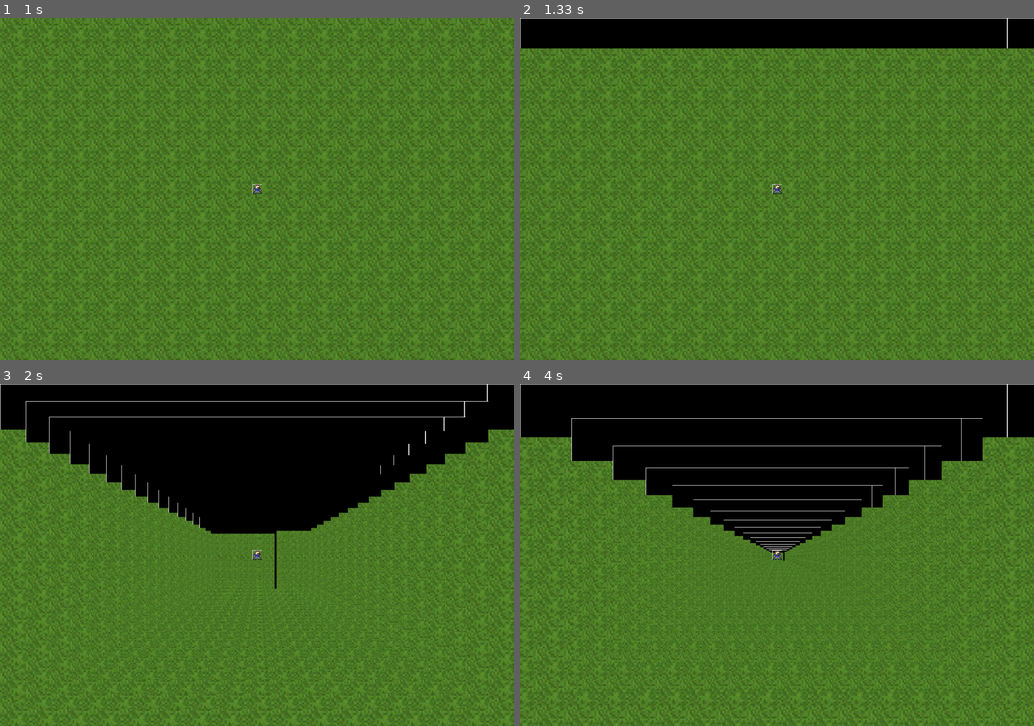
Above: before the commit, frames 1-4 (two rows, left to right).
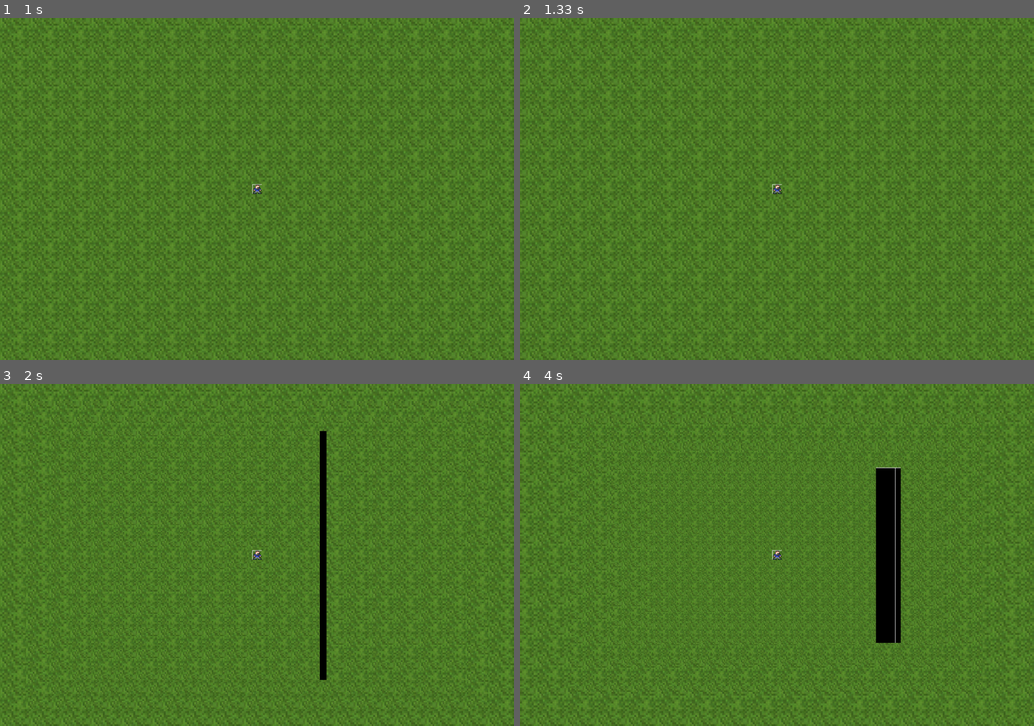
Above: after the commit, the same moments.

Repository: heavykisiel/PygameProject2
Game: pygame game, started from main.py
The game is run twice, just before and just after one commit, with the same random seed, the same clock (stepped at 60 frames per second) and the same inputs.
Inputs (mouse positions are in pixels of both pictures, inside the frame that each line leads up to):
- Up to frame 1 (1 s): click "START" at 0.38 s; hold Right from 0.67 s (still down); move the mouse to (236, 202) at 0.7 s
- Up to frame 2 (1.33 s): release Right at 1.13 s; hold Up from 1.17 s (still down)
- Up to frame 3 (2 s): release Up at 1.47 s; hold Right 1.5-1.97 s; tap E at 1.65 s
- Up to frame 4 (4 s): hold Left 2-2.53 s; hold Down 2.57-2.87 s; hold Left 2.9-3.3 s; tap E at 3.05 s; hold Up 3.33-3.7 s; hold Right from 3.73 s (still down)

Frame 1 is identical in both runs. In frame 2, 9.0% of the frame differs, in the area x 0-100%, y 0-9%; in frame 3, 39%; in frame 4, 42%, in the area x 0-100%, y 0-100%.

Commit message:
alpha ver. 0.1022a

Diff:
--- a/Gameplay.py
+++ b/Gameplay.py
@@ -32,8 +32,20 @@
         self.player_pos = (0, 0)
 
     def LoadNewGame(self, player):
+
+        # Validate player_pos
         self.player_pos += player.direction * self.player.speed
-        print(self.player_pos)
+        if self.player_pos[0] < 0:
+            self.player_pos[0] = 0
+        if self.player_pos[1] < 0:
+            self.player_pos[1] = 0
+        if self.player_pos[0] > (self.map_Data.ChunksX-1) * self.rectSize - 64:
+            self.player_pos[0] = (self.map_Data.ChunksX-1) * self.rectSize - 64
+        if self.player_pos[1] > (self.map_Data.ChunksY-1) * self.rectSize:
+            self.player_pos[1] = (self.map_Data.ChunksY-1) * self.rectSize
+
+        print("{0}, {1}".format(self.player_pos, (self.map_Data.ChunksY - 1) * self.rectSize ))
+
         for y, row in enumerate(self.map_Data.ChunkMap):
             for x, tile in enumerate(row):
                 if tile:
--- a/Player.py
+++ b/Player.py
@@ -1,12 +1,11 @@
 import pygame
+from textures import TextureLoader
 
 
 class Player(pygame.sprite.Sprite):
     def __init__(self, pos, group):
         super().__init__(group)
-        self.image = pygame.image.load('textures/player.png').convert_alpha()
-        self.image = pygame.transform.scale(self.image, (20, 20))
-        self.image.set_colorkey((246, 246, 246))
+        self.image = TextureLoader.Load_Player_Texture()
         self.rect = self.image.get_rect(center=pos)
         self.direction = pygame.math.Vector2()
         self.player_position = (0, 0)
--- a/map/Map.py
+++ b/map/Map.py
@@ -1,8 +1,8 @@
 
 class Map:
     def __init__(self):
-        self.ChunksX = 16  # 64
-        self.ChunksY = 16  # 64
+        self.ChunksX = 3  # 64
+        self.ChunksY = 3  # 64
 
         self.ChunkMap = [[[0, 0, 0] for x in range(self.ChunksX)] for y in range(self.ChunksY)]
         self.mapPrinter()
--- a/textures/TextureLoader.py
+++ b/textures/TextureLoader.py
@@ -8,6 +8,14 @@
     bg = pygame.image.load("textures/background_menu.jpg")
     bg = pygame.transform.scale(bg, screen_size)
     return bg
+
+
+def Load_Player_Texture():
+    player_img = pygame.image.load('textures/player.png').convert_alpha()
+    player_img = pygame.transform.scale(player_img, (20, 20))
+    player_img.set_colorkey((246, 246, 246))
+
+    return player_img
 
 
 def Load_Block_Textures(block_pixels, id_block):
